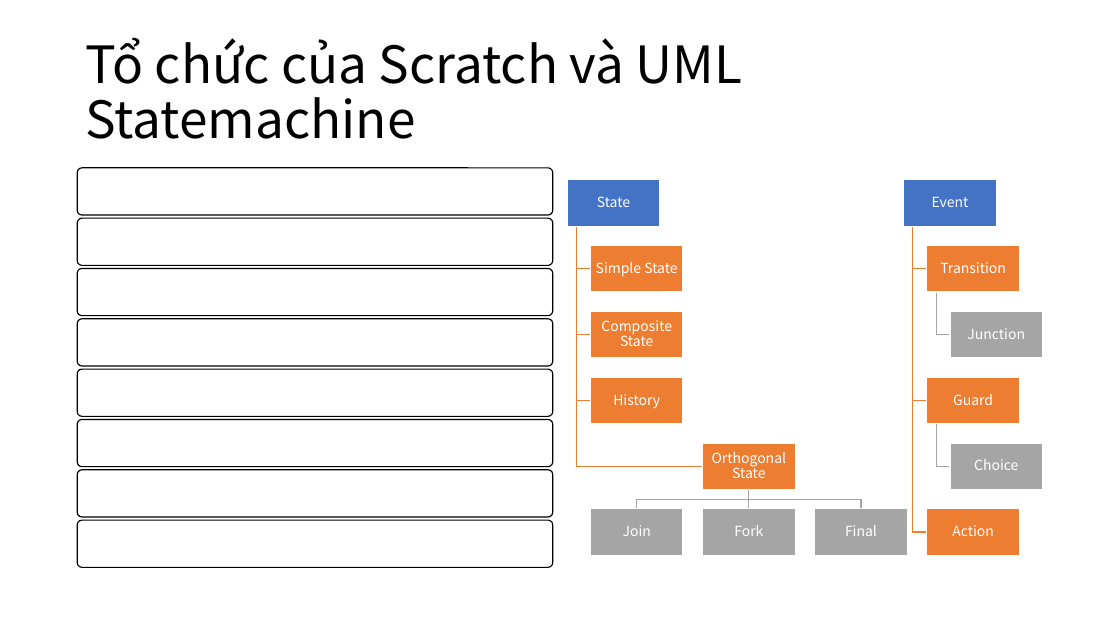
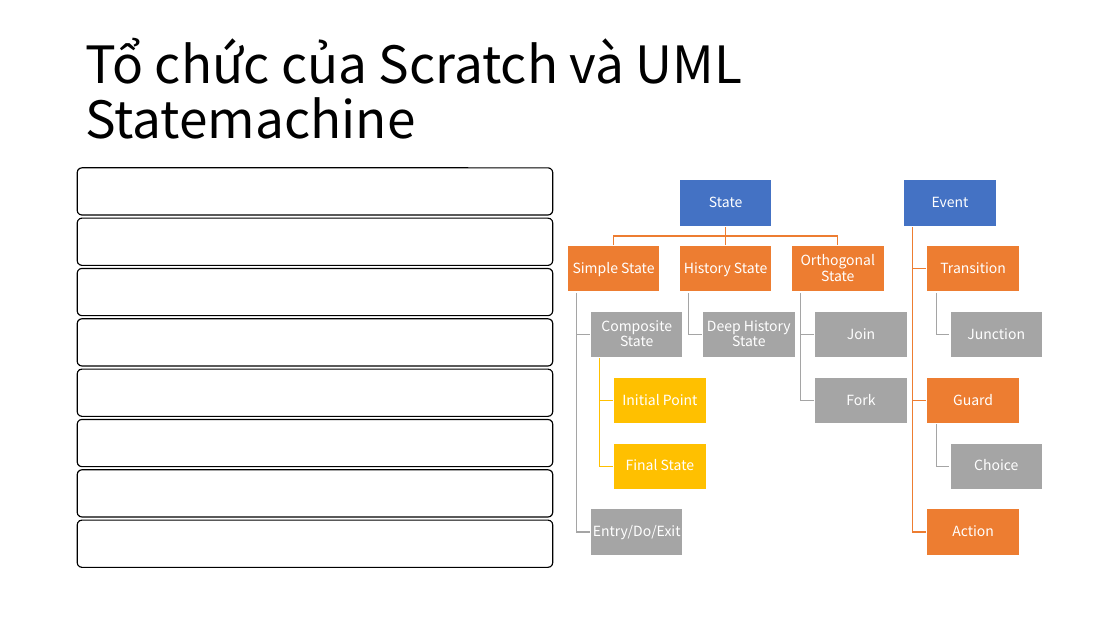
Before and after one commit to ducyen/KidsProgramming, a slide deck: slide 3 of docs/Chuyển đổi ngôn ngữ tự nhiên sang Scratch.pptx. Drawn at 1120x630 pixels with LibreOffice and Linux fonts; fonts in the diff are those of the drawing. Boxes give left, top, right and bottom in pixels: in the first picture for what was removed or moved away, otherwise in the second. Text is boxed around its words. In the diff, an @@ line names an element or a change of style, - is before the commit and + after.

```diff
--- a/docs/Chuyển đổi ngôn ngữ tự nhiên sang Scratch.pptx
+++ b/docs/Chuyển đổi ngôn ngữ tự nhiên sang Scratch.pptx
@@ text "State": place and size @@
-text "State" at [597, 196, 630, 207]
+text "State" at [709, 196, 742, 207]
@@ rectangle: place and size @@
-rectangle at [567, 180, 660, 226]
+rectangle at [680, 180, 772, 226]
@@ group removed at [576, 226, 862, 509]: 6 freeform shapes @@
@@ text "Simple State": place and size @@
-text "Simple State" at [596, 262, 677, 276]
+text "Simple State" at [573, 262, 654, 277]
@@ rectangle: place and size @@
-rectangle at [591, 246, 683, 292]
+rectangle at [567, 246, 660, 292]
@@ text at [684, 262, 767, 277]: text changed @@
-History
+History State
@@ text "Orthogonal State": place and size @@
-text "Orthogonal State" at [712, 452, 787, 478]
+text "Orthogonal State" at [801, 254, 876, 281]
@@ freeform shape: place and size @@
-freeform shape at [576, 226, 591, 269]
+freeform shape at [576, 292, 591, 335]
@@ freeform shape at [576, 292, 591, 335]: outline #ED7D31 1 pt to #A5A5A5 1 pt @@
@@ rectangle at [591, 312, 683, 358]: fill #ED7D31 to #A5A5A5 @@
@@ rectangle: place and size @@
-rectangle at [702, 509, 795, 555]
+rectangle at [702, 312, 795, 358]
@@ text "Join": place and size @@
-text "Join" at [623, 525, 651, 536]
+text "Join" at [847, 328, 875, 339]
@@ group added at [576, 226, 907, 539]: 9 freeform shapes, 3 texts, 3 rectangles @@
+Initial Point
+Entry/Do/Exit
+Deep History State
@@ rectangle: place and size @@
-rectangle at [591, 377, 683, 423]
+rectangle at [613, 377, 706, 423]
@@ rectangle at [613, 377, 706, 423]: fill #ED7D31 to #FFC000 @@
@@ text "Fork": place and size @@
-text "Fork" at [734, 525, 763, 536]
+text "Fork" at [846, 394, 875, 405]
@@ rectangle: place and size @@
-rectangle at [815, 509, 907, 555]
+rectangle at [815, 377, 907, 423]
@@ rectangle at [613, 444, 706, 490]: fill #ED7D31 to #FFC000 @@
@@ rectangle: place and size @@
-rectangle at [702, 444, 795, 490]
+rectangle at [613, 444, 706, 490]
@@ text at [626, 459, 694, 470]: text changed @@
-Final
+Final State
```
Also in this commit, not shown: 1 other slide changed, 1 other file.
